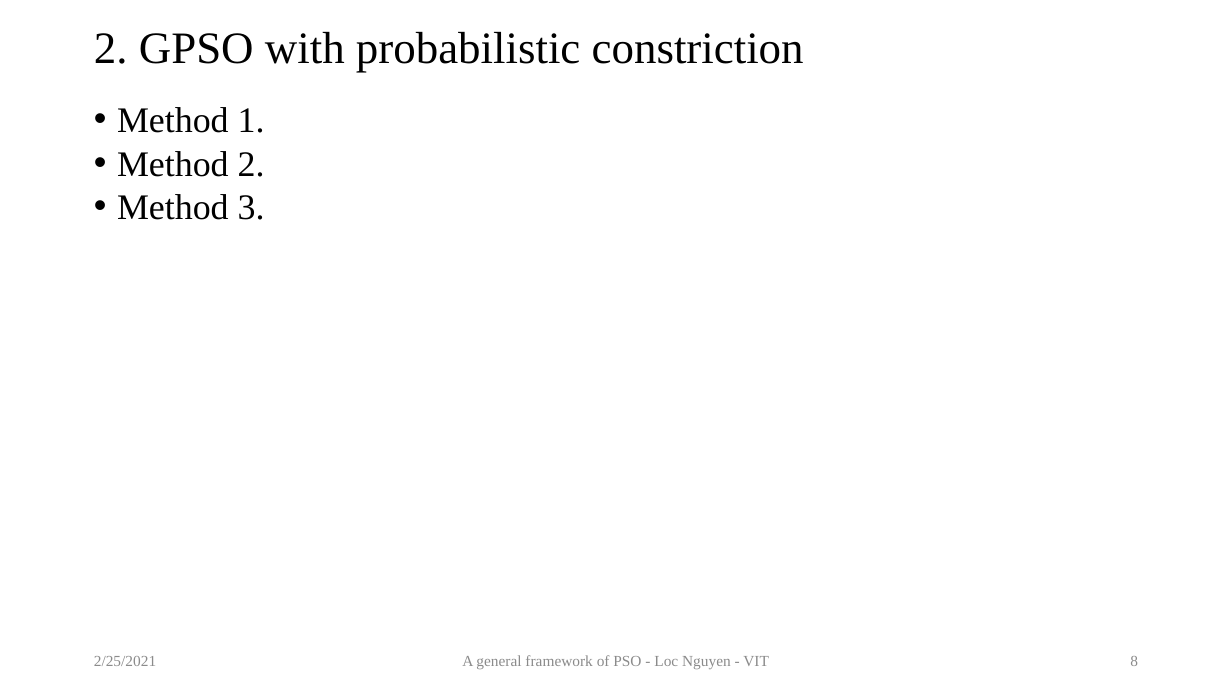
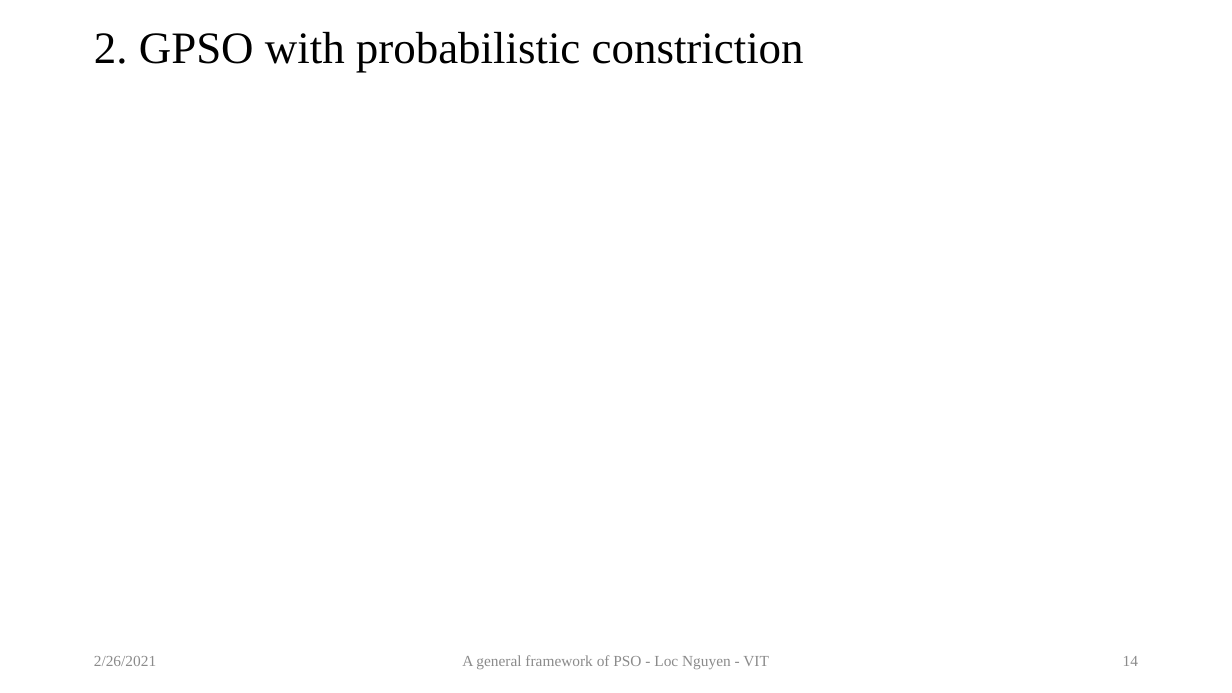
Before and after one commit to locnguyenacademic/sim, a slide deck: slide 14 of 2_design/pso/GeneralPSO.pptx (slide 8 before the commit). Drawn at 1232x693 pixels with LibreOffice and Linux fonts; fonts in the diff are those of the drawing; grey boxes stand for pictures. Boxes give left, top, right and bottom in pixels: in the first picture for what was removed or moved away, otherwise in the second. Text is boxed around its words. In the diff, an @@ line names an element or a change of style, - is before the commit and + after.

```diff
--- a/2_design/pso/GeneralPSO.pptx
+++ b/2_design/pso/GeneralPSO.pptx
@@ text removed at bbox=[117, 107, 265, 220] @@
-• Method 1.
-• Method 2.
-• Method 3.
@@ text at bbox=[94, 656, 156, 666]: text changed @@
-2/25/2021
+2/26/2021
@@ page number at bbox=[1123, 656, 1138, 666]: text changed @@
-8
+14
```
Also in this commit, not shown: 11 other slides changed, 10 slides added, 2 other files.
